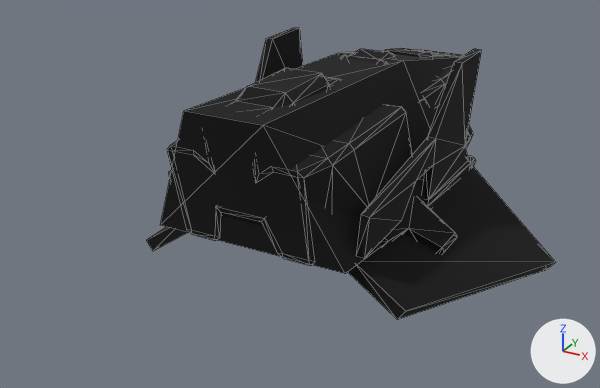
The glTF model packs/tribes2/config/AssetPacks/tribes2/t2_vehicle_air_scout.glb, before and after one commit.
The view is the same before and after, from a camera (50 mm lens) standing at (7.25, -16.13, 6.26) and looking at (-0.53, -1.99, -0.81). The lights are fixed; the arrows at lower right show +X, +Y and +Z. The picture after the commit comes second. Mesh edges are drawn as thin lines. Objects named as collision shapes, trigger or cutter boxes, shadow casters or lower levels of detail are left out. Where no turn or scale is listed for an object, it has been applied to the vertices.

In view in the first picture: 'Fuselage128', 'LOS_2_0', 'LOS_3_0', 'LOS_4_0', 'MountR128', 'WingL128', 'WingR128' and 1 more.
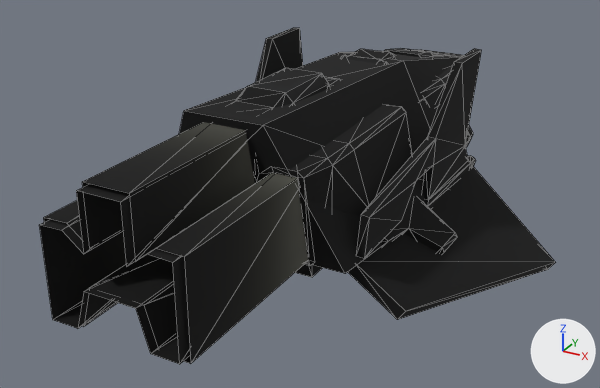
The change, as a list of edits to the scene's bpy script:
```text
Add img_jets00:
    img_jets00 = load_image('jets00', 't2_jets00.png', 64, 64, 'sRGB')
Add mat_jets00:
    mat_jets00 = principled_material('jets00')
    mat_jets00.texture = img_jets00
    mat_jets00.roughness = 1.0
Add mat_jets00_001:
    mat_jets00_001 = principled_material('jets00.001')
    mat_jets00_001.texture = img_jets00
    mat_jets00_001.roughness = 1.0
Add me_jettrail_l_bot:
    me_jettrail_l_bot.from_pydata(...)  # 32 vertices, 32 faces; spans x 2.59..5.07, y -0.3..0.27, z -3.39..-1.51
    me_jettrail_l_bot.materials.append(mat_jets00)  # picture img_jets00
Add me_jettrailbacka:
    me_jettrailbacka.from_pydata(...)  # 28 vertices, 28 faces; spans x 6.77..10.46, y -1.18..1.18, z -1.76..0.52
    me_jettrailbacka.materials.append(mat_jets00_001)  # picture img_jets00
Add me_jettrailbackb:
    me_jettrailbackb.from_pydata(...)  # 28 vertices, 28 faces; spans x 6.77..10.3, y -1.25..1.25, z -1.83..0.59
    me_jettrailbackb.materials.append(mat_jets00_001)  # picture img_jets00
Change ob_jettrailbackb128:
    ob_jettrailbackb128: bpy.data.objects.new('JettrailBackB128', None) -> bpy.data.objects.new('JettrailBackB128', me_jettrailbackb)
Change ob_jettrailbacka128:
    ob_jettrailbacka128: bpy.data.objects.new('JettrailBackA128', None) -> bpy.data.objects.new('JettrailBackA128', me_jettrailbacka)
Change ob_jettrail_l_bot_128:
    ob_jettrail_l_bot_128: bpy.data.objects.new('JetTrail_L_Bot_128', None) -> bpy.data.objects.new('JetTrail_L_Bot_128', me_jettrail_l_bot)
```

Pixel boxes (x1, y1, x2, y2) of what changed, in the pictures (600 x 388 px):
'JettrailBackB128', now drawn
    after: (43, 122, 308, 364)
'JettrailBackA128', now drawn
    after: (39, 174, 270, 364)
'JetTrail_L_Bot_128', now drawn (mostly hidden)
    after: (295, 264, 322, 277)
